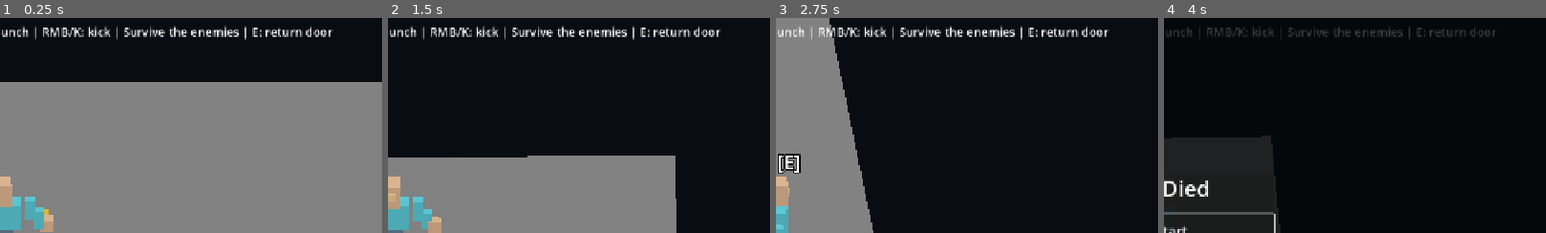
Above: before the commit, frames 1-4 (left to right).
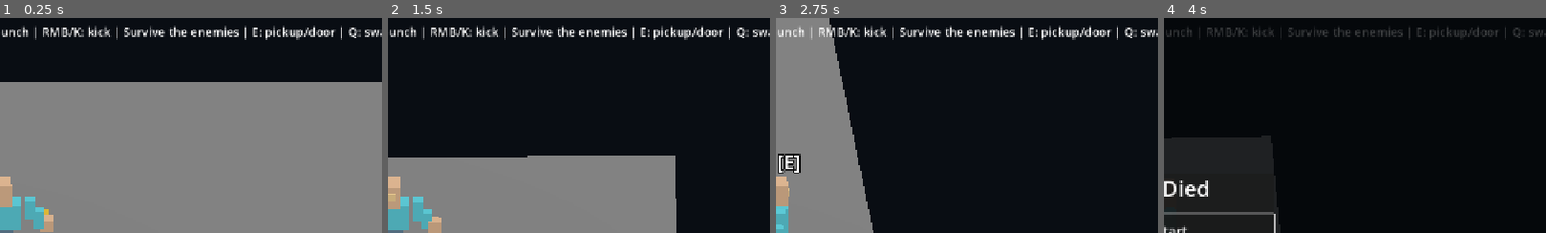
Above: after the commit, the same moments.

Repository: bravado/ACTION-5
Game: Godot game, scene res://demo/ai/encounter.tscn
Two runs of this game, one before a commit and one after it. Both use one fixed random seed, a clock stepped at 60 frames per second and the inputs below. This scene is started directly instead of the project's main scene.
Inputs (mouse positions are % of the whole screen's width and height, from its top left):
- Up to frame 1 (0.25 s): no input
- Up to frame 2 (1.5 s): tap Enter at 0.5 s; move the mouse to (72, 45) at 0.52 s; hold D (move_right) 0.53-1.28 s; tap Ctrl (actor_crouch) at 0.6 s; click (72, 45) at 0.67 s; tap Space (actor_jump) at 0.77 s; move the mouse to (30, 55) at 1.27 s; hold S (move_down) from 1.28 s (still down); tap Alt (actor_dodge) at 1.35 s
- Up to frame 3 (2.75 s): tap Space (actor_jump) at 1.52 s; move the mouse to (60, 28) at 2.02 s; release S (move_down) at 2.03 s; hold D (move_right) from 2.03 s (still down); tap K (actor_kick) at 2.1 s
- Up to frame 4 (4 s): move the mouse to (45, 70) at 2.77 s; release D (move_right) at 2.78 s; hold W (move_up) 2.78-3.53 s; tap J (actor_punch) at 2.85 s; click (45, 70) at 2.92 s; tap Space (actor_jump) at 3.02, 3.77 s; move the mouse to (80, 65) at 3.52 s; hold A (move_left) from 3.53 s (still down); hold Shift (actor_run) from 3.53 s (still down)
The pictures show only the part of the screen within x 50-100%, y 1-51%; the shares and areas given below are measured in that part.

The runs differ from the first frame. In frame 1, 0.8% of the frame differs, in the area x 69-100%, y 3-11%; in frame 2, 0.8%; in frame 3, 0.8%; in frame 4, 0.3%.

Commit message:
fix(d08): wire full pickup swap drop controls in encounter

Diff:
--- a/demo/ai/encounter.tscn
+++ b/demo/ai/encounter.tscn
@@ -16,6 +16,7 @@
 [ext_resource type="Script" path="res://demo/interactions/scene_handoff_receiver.gd" id="14"]
 [ext_resource type="Script" path="res://demo/interactions/world_pickup_state.gd" id="15"]
 [ext_resource type="Script" path="res://demo/interactions/scene_visit_state.gd" id="16"]
+[ext_resource type="Script" path="res://demo/interactions/equipment_input.gd" id="17"]
 
 [sub_resource type="BoxShape3D" id="floor_shape"]
 size = Vector3(24, 0.4, 16)
@@ -107,7 +108,7 @@
 offset_right = 1160.0
 offset_bottom = 86.0
 theme_override_font_sizes/font_size = 20
-text = "ACTION-5 // ENCOUNTER\\nWASD: move | 1-5: camera | LMB/J: punch | RMB/K: kick | Survive the enemies | E: return door"
+text = "ACTION-5 // ENCOUNTER\\nWASD: move | 1-5: camera | LMB/J: punch | RMB/K: kick | Survive the enemies | E: pickup/door | Q: swap | G: drop"
 
 [node name="ReturnDoor" type="Node3D" parent="." groups=["action5_interactable"]]
 position = Vector3(9.4, 0, 5.2)
@@ -129,7 +130,10 @@
 
 [node name="InteractionInput" type="Node" parent="."]
 script = ExtResource("13")
-handle_input = true
+handle_input = false
+
+[node name="EquipmentInput" type="Node" parent="."]
+script = ExtResource("17")
 
 [node name="SceneHandoffReceiver" type="Node" parent="."]
 script = ExtResource("14")
Not shown: 1 places in demo/ai/encounter.tscn that only renumber resources
